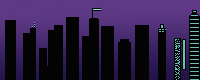
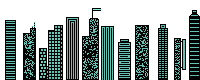
Layers edited between the first and the second 200x80 image:
removed layer "Layer 5" over [32, 9, 199, 80]
painted on "Layer 4" over [6, 9, 199, 80]
hid "Background" over [0, 0, 200, 80]
